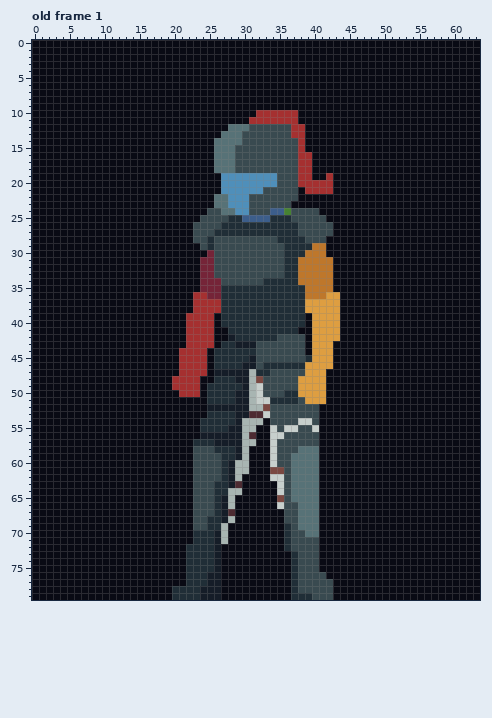
Pixel-art file -- Images/AsepriteICON/Character.aseprite. This is how it looked before the edit.
64x80 pixels, 1 frame. Shown: old frame 1. The commit also changed other frames, which this record leaves out.
After the commit:
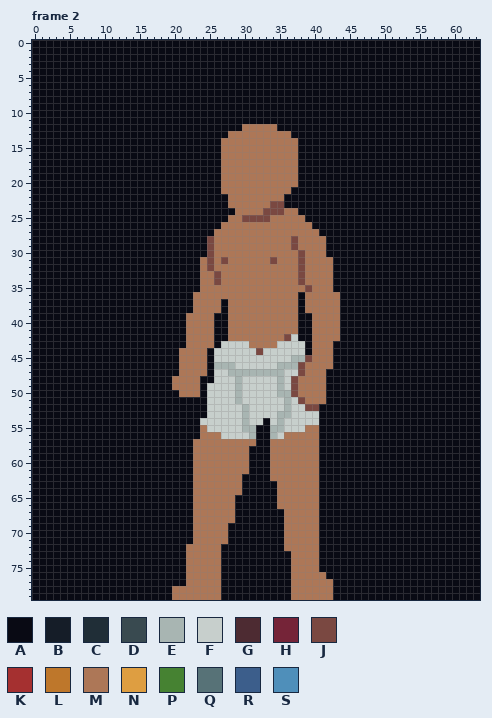
Palette (. is transparent): A #090a14  B #151d28  C #202e37  D #394a50  E #a8b5b2  F #c7cfcc  G #4d2b32  H #752438  J #7a4841  K #a53030  L #be772b  M #ad7757  N #de9e41  P #468232  Q #577277  R #3c5e8b  S #4f8fba
A new or re-ordered frame is compared with the old frame closest to it.
Diff:
frames 1 -> 4
layer "Legs" now hidden
layer "Helmet" now hidden
layer "Torso" now hidden
layer "eyes" now hidden
--- frame 2 is new; against old frame 1
@@ x 18..45 @@
  9 AAAAAAAAAAAAAAAAAAAAAAAAAAAA
-10 AAAAAAAAAAAAAAKKKKKKAAAAAAAA
-11 AAAAAAAAAAAAAKKKKKKKAAAAAAAA
-12 AAAAAAAAAAQQQDDDDDDKKAAAAAAA
-13 AAAAAAAAAQQQDDDDDDDKKAAAAAAA
-14 AAAAAAAAQQQQDDDDDDDDKAAAAAAA
-15 AAAAAAAAQQQDDDDDDDDDKAAAAAAA
-16 AAAAAAAAQQQDDDDDDDDDKKAAAAAA
-17 AAAAAAAAQQQDDDDDDDDDKKAAAAAA
-18 AAAAAAAAQQQDDDDDDDDDKKAAAAAA
-19 AAAAAAAAASSSSSSSSDDDKKAAKAAA
-20 AAAAAAAAASSSSSSSSDDDKKKKKAAA
-21 AAAAAAAAASSSSSSDDDDDAKKKKAAA
-22 AAAAAAAAQQSSSDDDDDDDAAAAAAAA
-23 AAAAAAAAQQSSSDDDDDDAAAAAAAAA
-24 AAAAAAADDQQSSDDDRRPDDDDAAAAA
-25 AAAAAADDDDCCRRRRCCCDDDDDAAAA
-26 AAAAADDDDCCCCCCCCCCCDDDDDAAA
-27 AAAAADDDCCCCCCCCCCCCDDDDDAAA
-28 AAAAADDCDDDDDDDDDCCCCDDDAAAA
-29 AAAAAADCDDDDDDDDDDCCCCLLAAAA
-30 AAAAAAAHDDDDDDDDDDCCCLLLAAAA
-31 AAAAAAHHDDDDDDDDDDCCLLLLLAAA
-32 AAAAAAHHDDDDDDDDDDCCLLLLLAAA
-33 AAAAAAHHDDDDDDDDDDCCLLLLLAAA
-34 AAAAAAHHHDDDDDDCCCCCLLLLLAAA
-35 AAAAAAHHHCCCCCCCCCCCCLLLLAAA
-36 AAAAAKKHHCCCCCCCCCCCCLLLNNAA
-37 AAAAAKKKKCCCCCCCCCCCCNNNNNAA
-38 AAAAAKKKKCCCCCCCCCCCCNNNNNAA
-39 AAAAKKKKACCCCCCCCCCCCANNNNAA
-40 AAAAKKKKACCCCCCCCCCCCANNNNAA
-41 AAAAKKKKAACCCCCCCCCCAANNNNAA
-42 AAAAKKKKAABCCCCCCDDDDANNNNAA
-43 AAAAKKKKACCBBBDDDDDDDANNNAAA
-44 AAAKKKKACCCCCCDDDDDDDANNNAAA
-45 AAAKKKKACCCCCBDDDDDDDCNNNAAA
-46 AAAKKKKACCCCBBDCCCCCCNNNNAAA
-47 AAAKKKKABBBBBECCDDDDDNNNAAAA
-48 AAKKKKAACCCBBEJDDDDDNNNNAAAA
-49 AAKKKKACCCCCBEFDDDDDNNNNAAAA
-50 AAAKKKACCCCBBEFDDDCCNNNNAAAA
-51 AAAAAAACCCCBBEFFCCCCDNNNAAAA
-52 AAAAAAABBBBBBEEJDDDDDDDAAAAA
-53 AAAAAAACCCCBBGGFDDDDDDDAAAAA
-54 AAAAAACCCCCBEEEADDDDFFDAAAAA
-55 AAAAAACCCCBBEEAAFDFFDDFAAAAA
-56 AAAAAABBBBBBEGAAFFDDDDDAAAAA
-57 AAAAACCCBBBBEEAAFDDDDDDAAAAA
-58 AAAAADDDCCCBEAAAFDDDQQQAAAAA
-59 AAAAADDDDCCBEAAAFDDQQQQAAAAA
-60 AAAAADDDDCBEEAAAFDDQQQQAAAAA
-61 AAAAADDDDCBEEAAAJJDQQQQAAAAA
-62 AAAAADDDDCBEAAAAFFDQQQQAAAAA
-63 AAAAADDDCCBGAAAAAFDQQQQAAAAA
-64 AAAAADDDCCEEAAAAAFDQQQQAAAAA
-65 AAAAADDDCBEAAAAAAJDQQQQAAAAA
-66 AAAAADDDCBEAAAAAAFDDQQQAAAAA
-67 AAAAADDDCBGAAAAAAADDQQQAAAAA
-68 AAAAADDCCBEAAAAAAADDQQQAAAAA
-69 AAAAADDCCEAAAAAAAACDQQQAAAAA
-70 AAAAACCCBEAAAAAAAACDDQQAAAAA
-71 AAAAACCCBEAAAAAAAACDDDDAAAAA
-72 AAAACCCCBAAAAAAAAACDDDDAAAAA
-73 AAAACCCCBAAAAAAAAAACDDDAAAAA
-74 AAAACCCCBAAAAAAAAAACDDDAAAAA
-75 AAAACCCCBAAAAAAAAAACDDDAAAAA
-76 AAAACCCBBAAAAAAAAAACDDDDAAAA
-77 AAAACCCBBAAAAAAAAAACDDDDDAAA
-78 AACCCCBBBAAAAAAAAAACDDDDDAAA
-79 AACCCCBBBAAAAAAAAAACCCDDDAAA
+10 AAAAAAAAAAAAAAAAAAAAAAAAAAAA
+11 AAAAAAAAAAAAAAAAAAAAAAAAAAAA
+12 AAAAAAAAAAAAMMMMMAAAAAAAAAAA
+13 AAAAAAAAAAMMMMMMMMMAAAAAAAAA
+14 AAAAAAAAAMMMMMMMMMMMAAAAAAAA
+15 AAAAAAAAAMMMMMMMMMMMAAAAAAAA
+16 AAAAAAAAAMMMMMMMMMMMAAAAAAAA
+17 AAAAAAAAAMMMMMMMMMMMAAAAAAAA
+18 AAAAAAAAAMMMMMMMMMMMAAAAAAAA
+19 AAAAAAAAAMMMMMMMMMMMAAAAAAAA
+20 AAAAAAAAAMMMMMMMMMMMAAAAAAAA
+21 AAAAAAAAAMMMMMMMMMMAAAAAAAAA
+22 AAAAAAAAAAMMMMMMMMAAAAAAAAAA
+23 AAAAAAAAAAMMMMMMJJAAAAAAAAAA
+24 AAAAAAAAAAAMMMMJJJMMAAAAAAAA
+25 AAAAAAAAAAMMJJJJMMMMMAAAAAAA
+26 AAAAAAAAAMMMMMMMMMMMMMAAAAAA
+27 AAAAAAAAMMMMMMMMMMMMMMMAAAAA
+28 AAAAAAAJMMMMMMMMMMMJMMMMAAAA
+29 AAAAAAAJMMMMMMMMMMMJMMMMAAAA
+30 AAAAAAAJMMMMMMMMMMMMJMMMAAAA
+31 AAAAAAMJMJMMMMMMJMMMJMMMMAAA
+32 AAAAAAMJMMMMMMMMMMMMJMMMMAAA
+33 AAAAAAMMJMMMMMMMMMMMJMMMMAAA
+34 AAAAAAMMJMMMMMMMMMMMJMMMMAAA
+35 AAAAAAMMMMMMMMMMMMMMMJMMMAAA
+36 AAAAAMMMMMMMMMMMMMMMAMMMMMAA
+37 AAAAAMMMMAMMMMMMMMMMAMMMMMAA
+38 AAAAAMMMMAMMMMMMMMMMAMMMMMAA
+39 AAAAMMMMAAMMMMMMMMMMAAMMMMAA
+40 AAAAMMMMAAMMMMMMMMMMAAMMMMAA
+41 AAAAMMMMAAMMMMMMMMMMAAMMMMAA
+42 AAAAMMMMAAMMMMMMMMJFAAMMMMAA
+43 AAAAMMMMAFFFFMMMMFFFFAMMMAAA
+44 AAAMMMMAFFFFFFJFFFFFFAMMMAAA
+45 AAAMMMMAFFFFFFFFFFFEEJMMMAAA
+46 AAAMMMMAEEEFFFFFFEEEJMMMMAAA
+47 AAAMMMMAFFEEEEEEEEFFJMMMAAAA
+48 AAMMMMAAFFFEFFFFFEFJMMMMAAAA
+49 AAMMMMAFFFFEFFFFFEFJMMMMAAAA
+50 AAAMMMAFFFFEFFFFFEEJMMMMAAAA
+51 AAAAAAAFFFFEFFFFFFEFJMMMAAAA
+52 AAAAAAAFFFFFEFFFFFEFFJJAAAAA
+53 AAAAAAAFFFFFEFFFFEEFFFFAAAAA
+54 AAAAAAFFFFFFEFFAFEFFFFFAAAAA
+55 AAAAAAMFFFFFEEAAEEFFFMMAAAAA
+56 AAAAAAMMMFFFFEAAEFMMMMMAAAAA
+57 AAAAAMMMMMMMMMAAMMMMMMMAAAAA
+58 AAAAAMMMMMMMMAAAMMMMMMMAAAAA
+59 AAAAAMMMMMMMMAAAMMMMMMMAAAAA
+60 AAAAAMMMMMMMMAAAMMMMMMMAAAAA
+61 AAAAAMMMMMMMMAAAMMMMMMMAAAAA
+62 AAAAAMMMMMMMAAAAMMMMMMMAAAAA
+63 AAAAAMMMMMMMAAAAAMMMMMMAAAAA
+64 AAAAAMMMMMMMAAAAAMMMMMMAAAAA
+65 AAAAAMMMMMMAAAAAAMMMMMMAAAAA
+66 AAAAAMMMMMMAAAAAAMMMMMMAAAAA
+67 AAAAAMMMMMMAAAAAAAMMMMMAAAAA
+68 AAAAAMMMMMMAAAAAAAMMMMMAAAAA
+69 AAAAAMMMMMAAAAAAAAMMMMMAAAAA
+70 AAAAAMMMMMAAAAAAAAMMMMMAAAAA
+71 AAAAAMMMMMAAAAAAAAMMMMMAAAAA
+72 AAAAMMMMMAAAAAAAAAMMMMMAAAAA
+73 AAAAMMMMMAAAAAAAAAAMMMMAAAAA
+74 AAAAMMMMMAAAAAAAAAAMMMMAAAAA
+75 AAAAMMMMMAAAAAAAAAAMMMMAAAAA
+76 AAAAMMMMMAAAAAAAAAAMMMMMAAAA
+77 AAAAMMMMMAAAAAAAAAAMMMMMMAAA
+78 AAMMMMMMMAAAAAAAAAAMMMMMMAAA
+79 AAMMMMMMMAAAAAAAAAAMMMMMMAAA
Where, in picture pixels (left, top, right, bottom), the same in both pictures:
changed: (172, 110, 340, 600)
